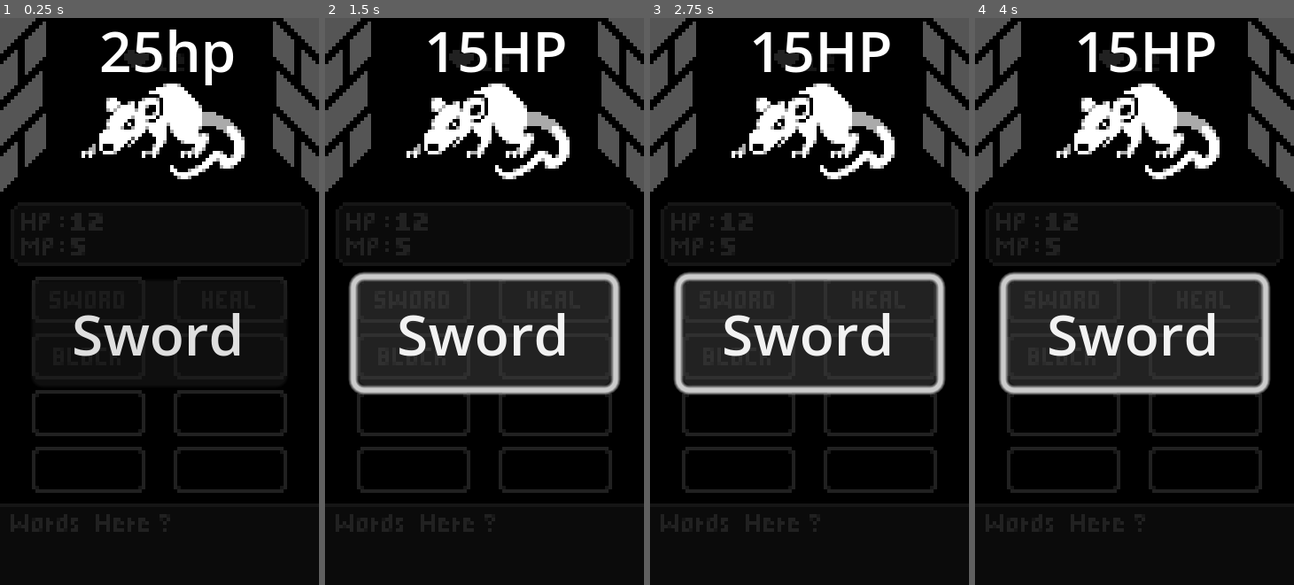
Above: before the commit, frames 1-4 (left to right).
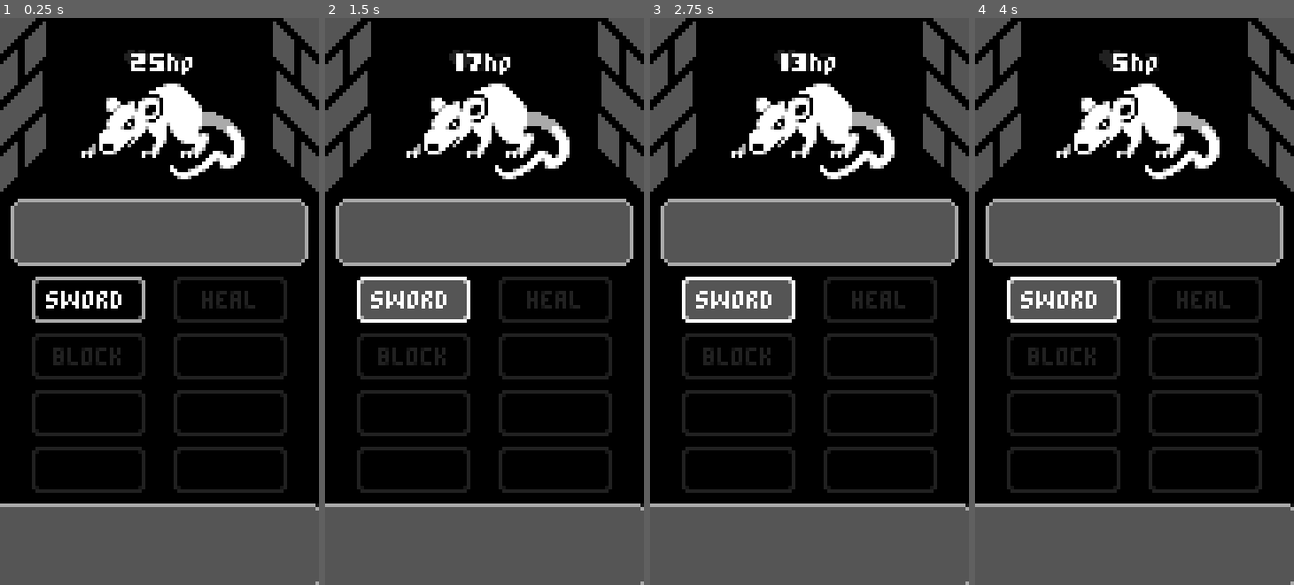
Above: after the commit, the same moments.

Repository: gkorzan/mobile-rpg-tutorial
Game: Godot game, scene res://battle.tscn
The game is run twice, just before and just after one commit, with the same random seed, the same clock (stepped at 60 frames per second) and the same inputs.
Inputs:
- Up to frame 1 (0.25 s): no input
- Up to frame 2 (1.5 s): click "Sword" (after the commit: "SWORD") at 0.5 s; click "Sword" (after the commit: "SWORD") at 1.25 s
- Up to frame 3 (2.75 s): click "Sword" (after the commit: "SWORD") at 2 s
- Up to frame 4 (4 s): tap Enter at 2.75 s; tap Space at 3.5 s

The runs differ from the first frame. In frame 1, 29% of the frame differs, in the area x 0-100%, y 2-100%; in frame 2, 43%; in frame 3, 43%; in frame 4, 43%.

Commit message:
chore: VID-2 - basic theaming, seter of enemy health

Diff:
--- a/battle.gd
+++ b/battle.gd
@@ -1,7 +1,7 @@
 extends Node
 
 @onready
-var hpLable = $Enemy/HPLable
+var enemy = $Enemy
 
 func _on_sword_button_pressed():
-	hpLable.text = '15HP'
+	enemy.hp -= 4
--- a/battle.tscn
+++ b/battle.tscn
@@ -1,9 +1,10 @@
-[gd_scene load_steps=5 format=3 uid="uid://cd0yaux7te2w0"]
+[gd_scene load_steps=6 format=3 uid="uid://cd0yaux7te2w0"]
 
 [ext_resource type="Script" path="res://battle.gd" id="1_lgd4f"]
 [ext_resource type="Texture2D" uid="uid://dg4vl5n5wy4s1" path="res://Images/Dungeon.png" id="1_s7r6l"]
 [ext_resource type="Texture2D" uid="uid://cney52inyl2fi" path="res://Images/Mobile RPG Mockup.png" id="1_topa1"]
 [ext_resource type="Texture2D" uid="uid://dcuhcgu1a3kyd" path="res://Images/Rat.png" id="3_ebohb"]
+[ext_resource type="Script" path="res://enemy.gd" id="4_wead2"]
 
 [node name="Battle" type="Node"]
 script = ExtResource("1_lgd4f")
@@ -19,16 +20,19 @@
 
 [node name="Enemy" type="Node2D" parent="."]
 position = Vector2(46, 32)
+script = ExtResource("4_wead2")
+metadata/_edit_group_ = true
 
 [node name="Rat" type="Sprite2D" parent="Enemy"]
 texture = ExtResource("3_ebohb")
 
 [node name="HPLable" type="Label" parent="Enemy"]
-offset_left = -18.0
-offset_top = -34.0
-offset_right = 22.0
-offset_bottom = -11.0
+offset_left = -9.0
+offset_top = -22.0
+offset_right = 9.0
+offset_bottom = -16.0
 text = "25hp"
+horizontal_alignment = 1
 
 [node name="UI" type="Control" parent="."]
 layout_mode = 3
@@ -38,12 +42,26 @@
 grow_horizontal = 2
 grow_vertical = 2
 
+[node name="StatsPanel" type="Panel" parent="UI"]
+layout_mode = 0
+offset_left = 3.0
+offset_top = 51.0
+offset_right = 87.0
+offset_bottom = 70.0
+
 [node name="SwordButton" type="Button" parent="UI"]
 layout_mode = 0
 offset_left = 9.0
-offset_top = 74.0
-offset_right = 81.0
-offset_bottom = 92.0
-text = "Sword"
+offset_top = 73.0
+offset_right = 41.0
+offset_bottom = 86.0
+text = "SWORD"
+
+[node name="TextBoxPanel" type="Panel" parent="UI"]
+layout_mode = 0
+offset_left = -2.0
+offset_top = 137.0
+offset_right = 91.0
+offset_bottom = 161.0
 
 [connection signal="pressed" from="UI/SwordButton" to="." method="_on_sword_button_pressed"]
--- /dev/null
+++ b/enemy.gd
@@ -0,0 +1,11 @@
+extends Node2D
+
+var hp = 25:
+	set = set_hp
+
+@onready
+var hpLabel = $HPLable
+
+func set_hp(new_hp):
+	hp = new_hp
+	hpLabel.text = str(hp) + 'hp'
--- a/project.godot
+++ b/project.godot
@@ -23,6 +23,10 @@
 window/size/window_height_override=640
 window/stretch/mode="canvas_items"
 
+[gui]
+
+theme/custom="res://styles/default-theme.tres"
+
 [rendering]
 
 textures/canvas_textures/default_texture_filter=0
--- /dev/null
+++ b/styles/button-9-slice-hover.tres
@@ -0,0 +1,10 @@
+[gd_resource type="StyleBoxTexture" load_steps=2 format=3 uid="uid://cou6viq43omaq"]
+
+[ext_resource type="Texture2D" uid="uid://cf00iptih6g4d" path="res://Images/Button9SliceHover.png" id="1_ul3fk"]
+
+[resource]
+texture = ExtResource("1_ul3fk")
+texture_margin_left = 2.0
+texture_margin_top = 2.0
+texture_margin_right = 2.0
+texture_margin_bottom = 2.0
--- /dev/null
+++ b/styles/button-9-slice-pressed.tres
@@ -0,0 +1,10 @@
+[gd_resource type="StyleBoxTexture" load_steps=2 format=3 uid="uid://bio76n7aa8jlg"]
+
+[ext_resource type="Texture2D" uid="uid://bchxc6yjbm4dp" path="res://Images/Button9SlicePressed.png" id="1_t3q3i"]
+
+[resource]
+texture = ExtResource("1_t3q3i")
+texture_margin_left = 2.0
+texture_margin_top = 2.0
+texture_margin_right = 2.0
+texture_margin_bottom = 2.0
--- /dev/null
+++ b/styles/button-9-slice.tres
@@ -0,0 +1,10 @@
+[gd_resource type="StyleBoxTexture" load_steps=2 format=3 uid="uid://lgjcouu4k0v8"]
+
+[ext_resource type="Texture2D" uid="uid://cu46vcr3kjyp7" path="res://Images/Button9Slice.png" id="1_k0k0l"]
+
+[resource]
+texture = ExtResource("1_k0k0l")
+texture_margin_left = 2.0
+texture_margin_top = 2.0
+texture_margin_right = 2.0
+texture_margin_bottom = 2.0
--- /dev/null
+++ b/styles/default-font.tres
@@ -0,0 +1,7 @@
+[gd_resource type="FontVariation" load_steps=2 format=3 uid="uid://y0hul35y1hr5"]
+
+[ext_resource type="FontFile" uid="uid://dcxwv2iaayjcb" path="res://PixelRPG.ttf" id="1_aynf7"]
+
+[resource]
+base_font = ExtResource("1_aynf7")
+spacing_bottom = -2
--- /dev/null
+++ b/styles/default-theme.tres
@@ -0,0 +1,33 @@
+[gd_resource type="Theme" load_steps=7 format=3 uid="uid://cq7t6ohl8el8j"]
+
+[ext_resource type="StyleBox" uid="uid://lgjcouu4k0v8" path="res://styles/button-9-slice.tres" id="1_arhs4"]
+[ext_resource type="StyleBox" uid="uid://cou6viq43omaq" path="res://styles/button-9-slice-hover.tres" id="2_hmpwr"]
+[ext_resource type="StyleBox" uid="uid://bio76n7aa8jlg" path="res://styles/button-9-slice-pressed.tres" id="3_1223w"]
+[ext_resource type="StyleBox" uid="uid://d0c0lsgyb8bk4" path="res://styles/panel-9-slice.tres" id="4_m88pm"]
+[ext_resource type="FontVariation" uid="uid://y0hul35y1hr5" path="res://styles/default-font.tres" id="4_q5iu5"]
+
+[sub_resource type="StyleBoxEmpty" id="StyleBoxEmpty_clrqa"]
+
+[resource]
+default_font = ExtResource("4_q5iu5")
+default_font_size = 6
+Button/colors/font_color = Color(1, 1, 1, 1)
+Button/colors/font_disabled_color = Color(1, 1, 1, 0.501961)
+Button/colors/font_hover_color = Color(1, 1, 1, 1)
+Button/colors/font_pressed_color = Color(0, 0, 0, 1)
+Button/colors/icon_hover_color = Color(1, 1, 1, 1)
+Button/colors/icon_pressed_color = Color(1, 1, 1, 1)
+Button/styles/disabled = ExtResource("1_arhs4")
+Button/styles/focus = SubResource("StyleBoxEmpty_clrqa")
+Button/styles/hover = ExtResource("2_hmpwr")
+Button/styles/normal = ExtResource("1_arhs4")
+Button/styles/pressed = ExtResource("3_1223w")
+OptionButton/styles/disabled = ExtResource("4_m88pm")
+OptionButton/styles/focus = ExtResource("4_m88pm")
+OptionButton/styles/hover = ExtResource("4_m88pm")
+OptionButton/styles/normal = ExtResource("4_m88pm")
+OptionButton/styles/pressed = ExtResource("4_m88pm")
+Panel/styles/panel = ExtResource("4_m88pm")
+TextEdit/styles/focus = ExtResource("4_m88pm")
+TextEdit/styles/normal = ExtResource("4_m88pm")
+TextEdit/styles/read_only = ExtResource("4_m88pm")
--- /dev/null
+++ b/styles/panel-9-slice.tres
@@ -0,0 +1,10 @@
+[gd_resource type="StyleBoxTexture" load_steps=2 format=3 uid="uid://d0c0lsgyb8bk4"]
+
+[ext_resource type="Texture2D" uid="uid://crwwa7gpcitin" path="res://Images/Panel9Slice.png" id="1_wyg8w"]
+
+[resource]
+texture = ExtResource("1_wyg8w")
+texture_margin_left = 2.0
+texture_margin_top = 2.0
+texture_margin_right = 2.0
+texture_margin_bottom = 2.0
